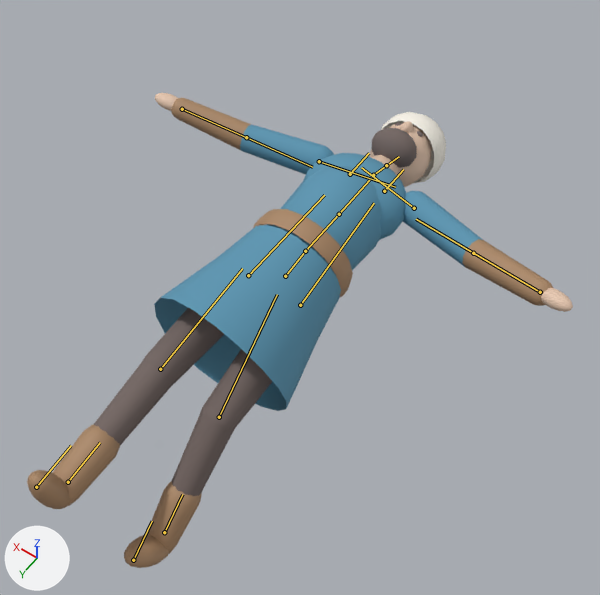
The glTF model Projects/BeaconPass/Assets/Models/Hero.glb, before and after one commit.
One viewpoint serves both versions: a camera (50 mm lens) standing at (-1.0, 1.323, 2.195) and looking at (-0.08, 0.035, 0.172). Arrows for +X, +Y and +Z are at lower left; the lights stay in place. The picture after the commit comes second. Both versions are drawn at frame 26 of the action 'Death'; the numbers are the values there. The bones that bend it are drawn over the model as lines.

Names of what the first picture shows: 'Hero'.
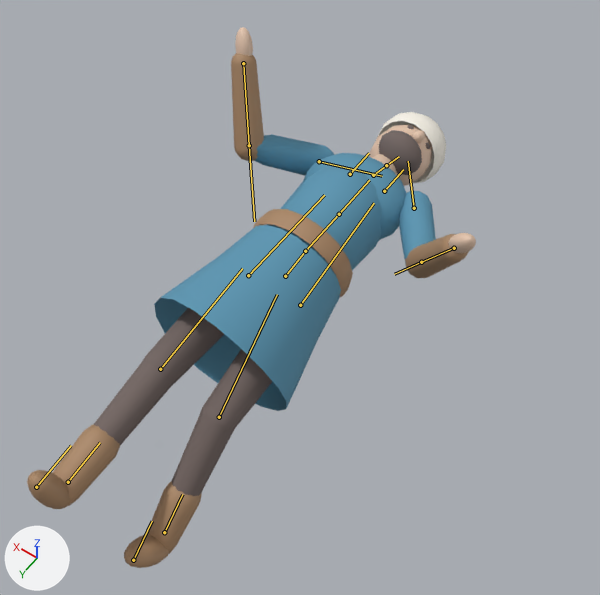
What the commit changed:
Bone 'Head' (bone_head) turns from (0, 0, 0) to (0, 26, 0) degrees about its own x, y and z.
Bone 'UpperArm.L' (bone_upperarm_l) turns from (8, 21, -68) to (13, 18, -30) degrees about its own x, y and z.
Bone 'LowerArm.L' (bone_lowerarm_l) turns from (7, 0, 0) to (50, 0, 0) degrees about its own x, y and z.
Bone 'UpperArm.R' (bone_upperarm_r) turns from (2, -11, 78) to (36, -27, 20) degrees about its own x, y and z.
Bone 'LowerArm.R' (bone_lowerarm_r) turns from (7, 0, 0) to (70, 0, 0) degrees about its own x, y and z.

What differs and where, as boxes (x1, y1, x2, y2) in the pictures (600 x 595 px):
'Hero', posed (18% narrower, 14% taller): before (27, 93, 573, 568); after (27, 27, 476, 568)
bone 'UpperArm.L', root to tip: before (414, 208) to (361, 167); after (414, 208) to (408, 161)
bone 'LowerArm.L', root to tip: before (473, 253) to (416, 219); after (421, 262) to (394, 274)
bone 'UpperArm.R', root to tip: before (319, 161) to (395, 187); after (319, 161) to (382, 176)
bone 'LowerArm.R', root to tip: before (246, 137) to (312, 167); after (249, 145) to (254, 221)
